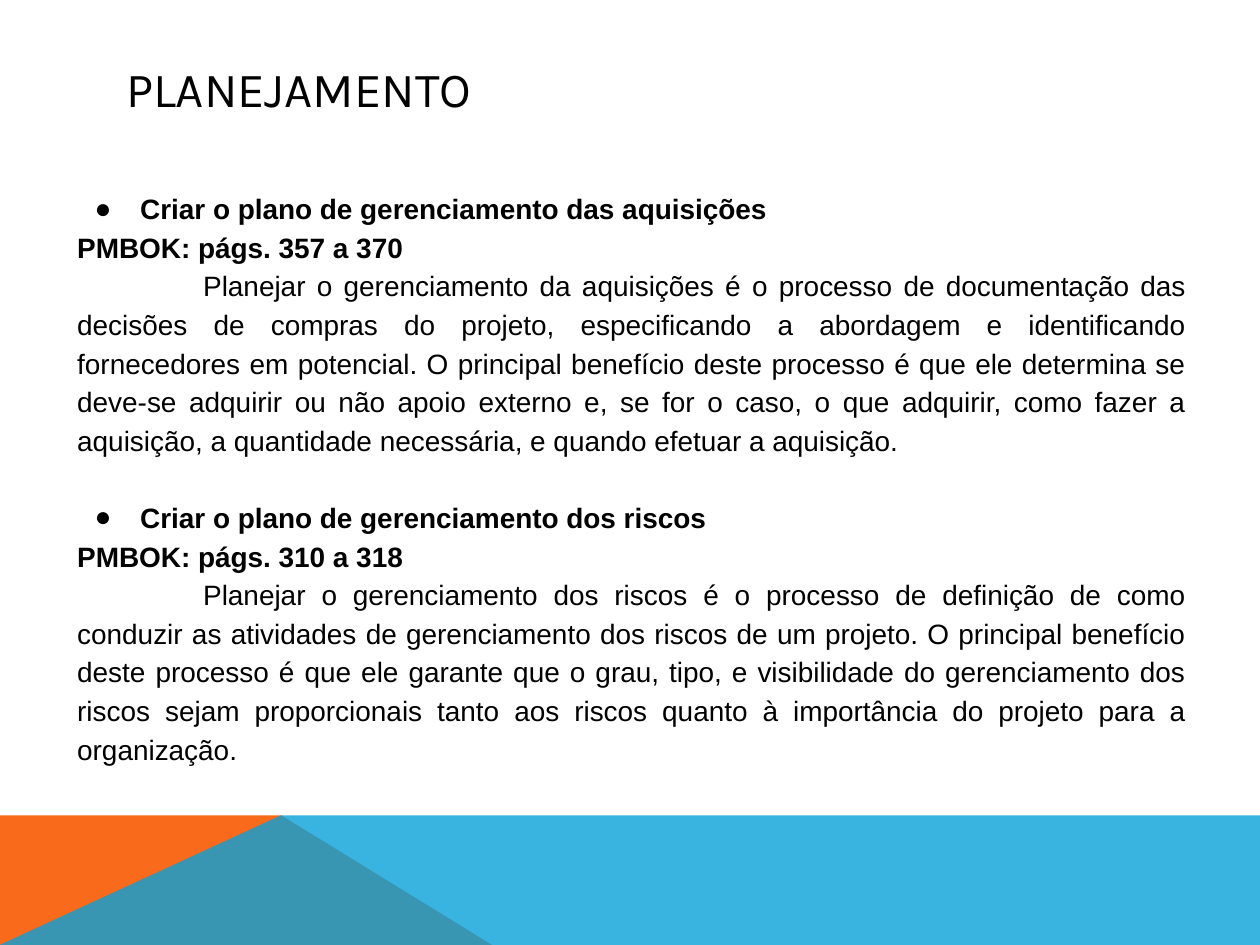
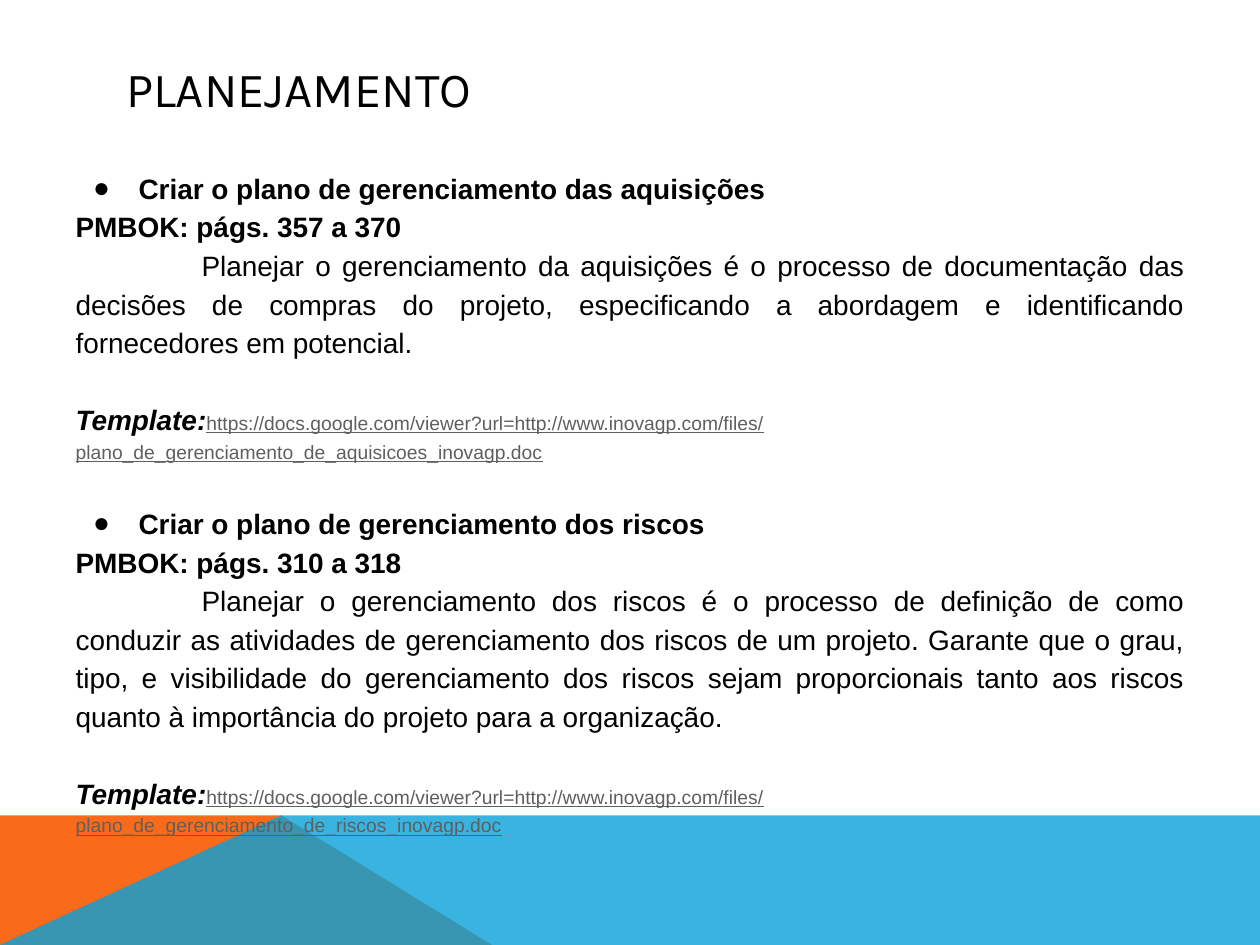
Before and after one commit to fga-eps-mds/A-Disciplina-MDS-EPS, a slide deck: slide 10 of GPP_Material/08-Mapa_PMbOK/apresentação_GPP_SIGS_2017_1.pptx.pptx (slide 11 before the commit). Drawn at 1260x945 pixels with LibreOffice and Linux fonts; fonts in the diff are those of the drawing. Boxes give left, top, right and bottom in pixels: in the first picture for what was removed or moved away, otherwise in the second. Text is boxed around its words. In the diff, an @@ line names an element or a change of style, - is before the commit and + after.

Commit message:
Atualizando material de Apresentção - Mapa PMBOK

```diff
--- a/GPP_Material/08-Mapa_PMbOK/apresentação_GPP_SIGS_2017_1.pptx.pptx
+++ b/GPP_Material/08-Mapa_PMbOK/apresentação_GPP_SIGS_2017_1.pptx.pptx
@@ text "Criar o plano de gerenciamento ..." moved from (x1=77, y1=198, x2=1186, y2=765) to (x1=76, y1=178, x2=1184, y2=809) @@
@@ text at (x1=76, y1=255, x2=1184, y2=463): text changed @@
-Planejar o gerenciamento da aquisições é o processo de documentação das decisões de compras do projeto, especificando a abordagem e identificando fornecedores em potencial. O principal benefício deste processo é que ele determina se deve-se adquirir ou não apoio externo e, se for o caso, o que adquirir, como fazer a aquisição, a quantidade necessária, e quando efetuar a aquisição.
+Planejar o gerenciamento da aquisições é o processo de documentação das decisões de compras do projeto, especificando a abordagem e identificando fornecedores em potencial.
+Template:https://docs.google.com/viewer?url=http://www.inovagp.com/files/plano_de_gerenciamento_de_aquisicoes_inovagp.doc
@@ text at (x1=76, y1=590, x2=1184, y2=809): text changed @@
-Planejar o gerenciamento dos riscos é o processo de definição de como conduzir as atividades de gerenciamento dos riscos de um projeto. O principal benefício deste processo é que ele garante que o grau, tipo, e visibilidade do gerenciamento dos riscos sejam proporcionais tanto aos riscos quanto à importância do projeto para a organização.
+Planejar o gerenciamento dos riscos é o processo de definição de como conduzir as atividades de gerenciamento dos riscos de um projeto. Garante que o grau, tipo, e visibilidade do gerenciamento dos riscos sejam proporcionais tanto aos riscos quanto à importância do projeto para a organização.
+Template:https://docs.google.com/viewer?url=http://www.inovagp.com/files/plano_de_gerenciamento_de_riscos_inovagp.doc
```
Also in this commit, not shown: 12 other slides changed, 1 slide removed.
